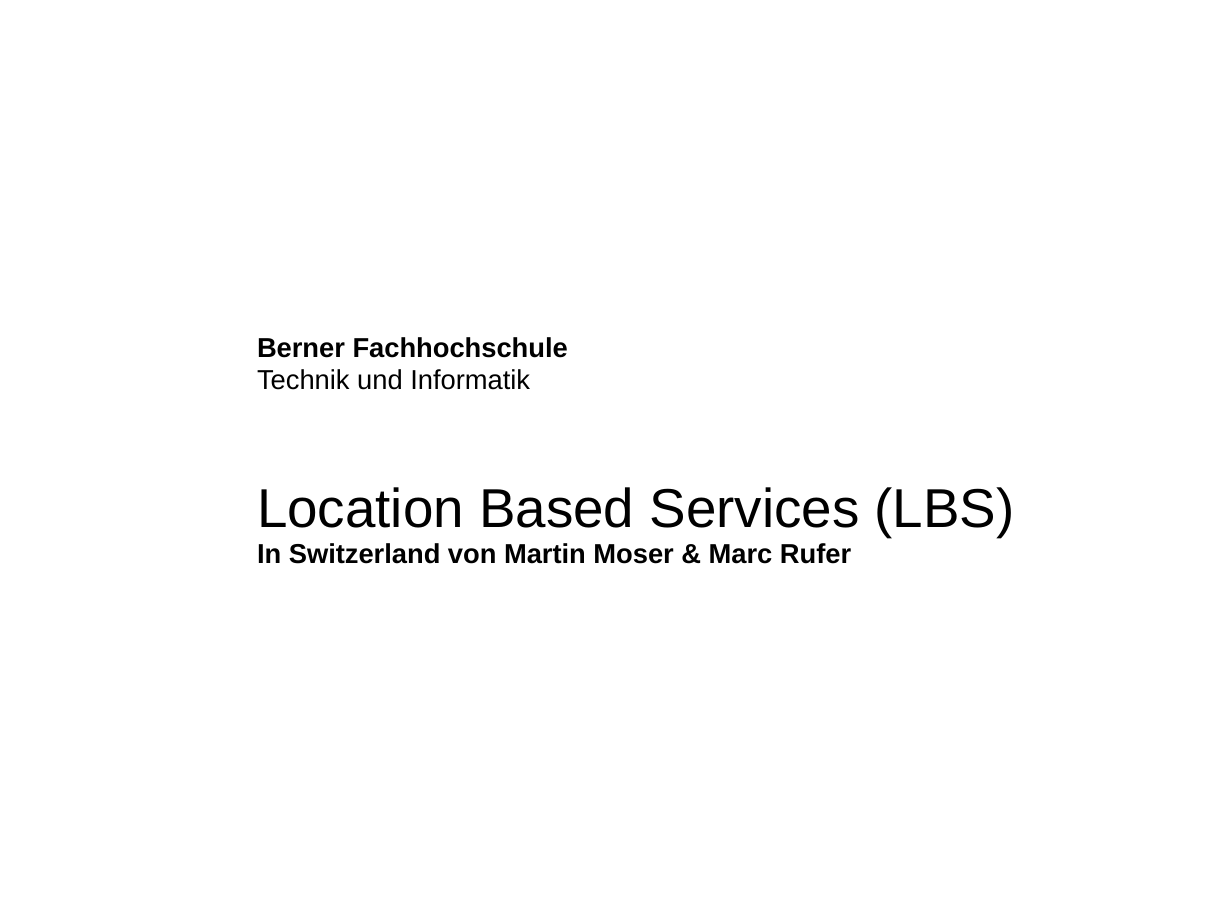
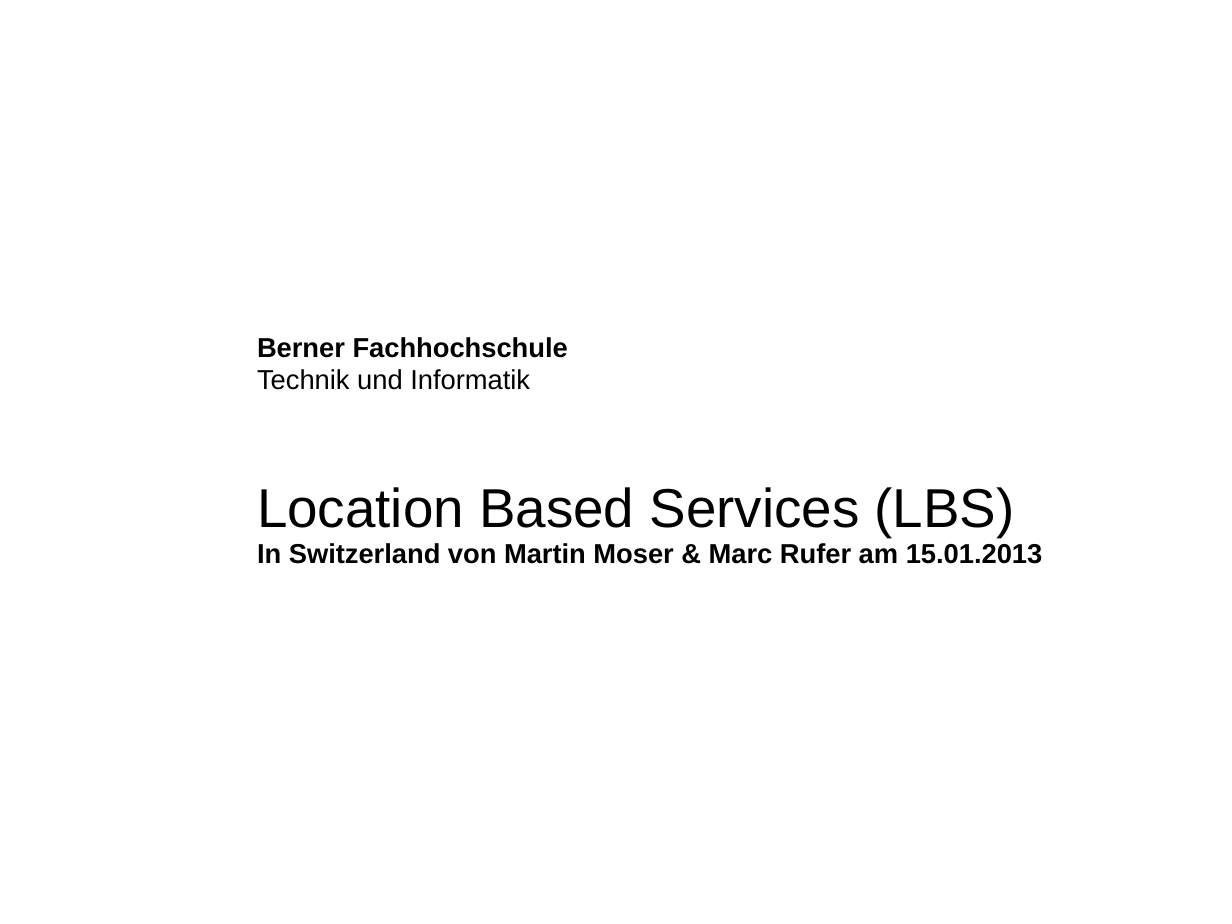
Before and after one commit to martinmoserswiss/LBSSwitzerland, a slide deck: slide 1 of 07_Präsentation/Praesentation_LBS_in_Switzerland_v_pdf.pptx. Drawn at 1232x924 pixels with LibreOffice and Linux fonts; fonts in the diff are those of the drawing; background and template pictures are left out. Boxes give left, top, right and bottom in pixels: in the first picture for what was removed or moved away, otherwise in the second. Text is boxed around its words. In the diff, an @@ line names an element or a change of style, - is before the commit and + after.

Commit message:
Added Date to the Presentation - Very End-Version

```diff
--- a/07_Präsentation/Praesentation_LBS_in_Switzerland_v_pdf.pptx
+++ b/07_Präsentation/Praesentation_LBS_in_Switzerland_v_pdf.pptx
@@ subtitle at [257,543,1043,564]: text changed @@
-In Switzerland von Martin Moser & Marc Rufer
+In Switzerland von Martin Moser & Marc Rufer am 15.01.2013
```
Also in this commit, not shown: 1 other file.
